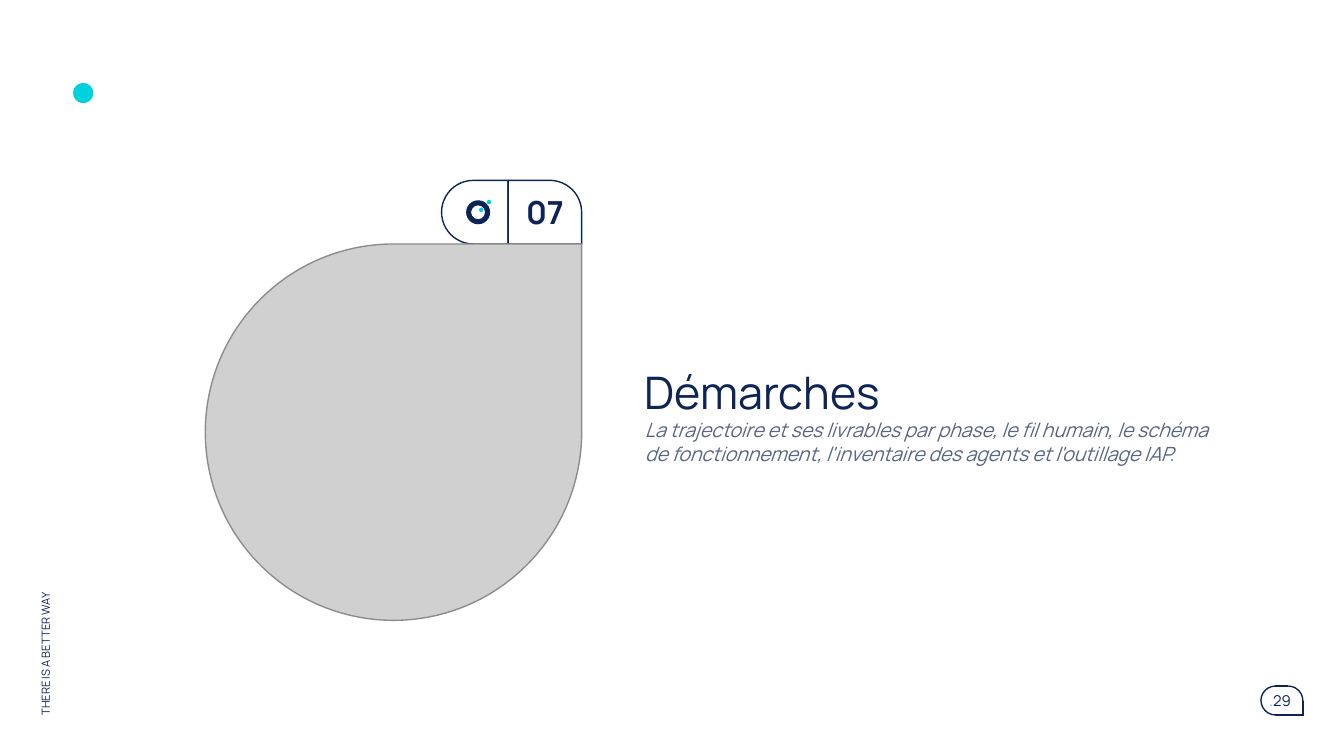
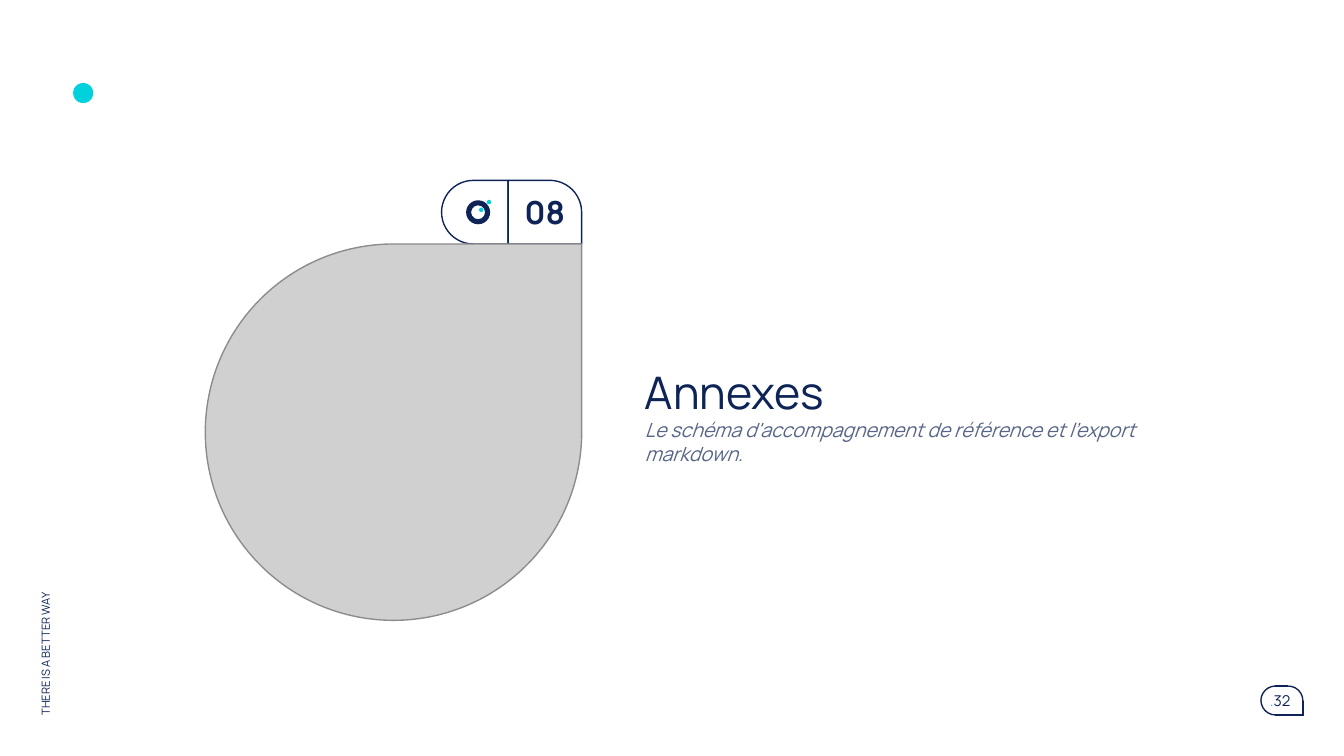
Before and after one commit to claudecamus-dot/Vscode3, a slide deck: slide 32 of docs/cadrage-ppt/bmad-iap-cadrage-synthese.pptx (slide 29 before the commit). Drawn at 1344x756 pixels with LibreOffice and Linux fonts; fonts in the diff are those of the drawing; grey boxes stand for pictures. Boxes give left, top, right and bottom in pixels: in the first picture for what was removed or moved away, otherwise in the second. Text is boxed around its words. In the diff, an @@ line names an element or a change of style, - is before the commit and + after.

```diff
--- a/docs/cadrage-ppt/bmad-iap-cadrage-synthese.pptx
+++ b/docs/cadrage-ppt/bmad-iap-cadrage-synthese.pptx
@@ text at (525,200,565,225): text changed @@
-07
+08
@@ title at (645,376,1135,462): text changed @@
-Démarches
-La trajectoire et ses livrables par phase, le fil humain, le schéma de fonctionnement, l'inventaire des agents et l'outillage IAP.
+Annexes
+Le schéma d'accompagnement de référence et l'export markdown.
@@ page number at (1270,695,1291,707): text changed @@
-.29
+.32
```
Also in this commit, not shown: 23 other slides changed, 8 slides added, 15 slides removed, 2 other files.
